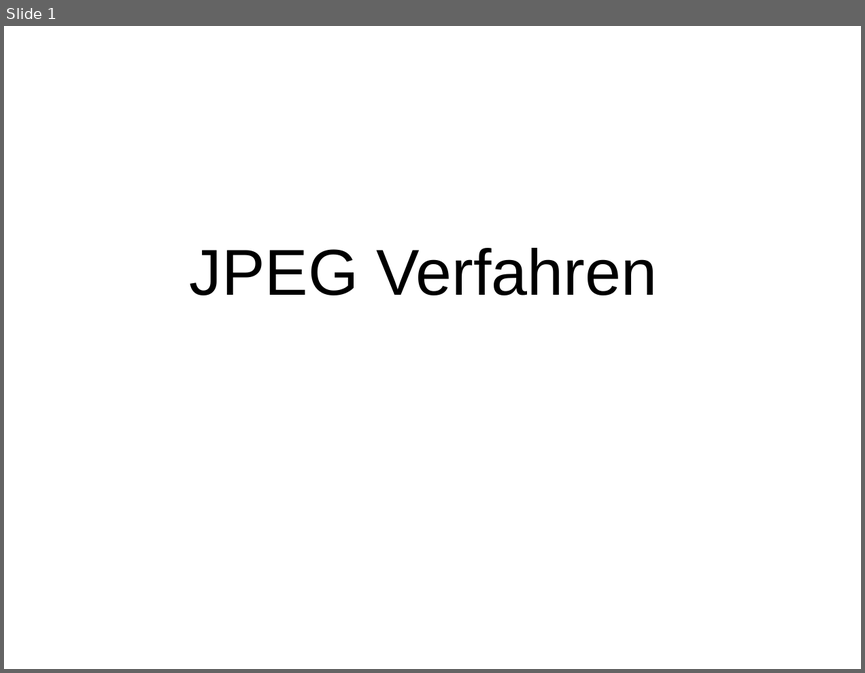
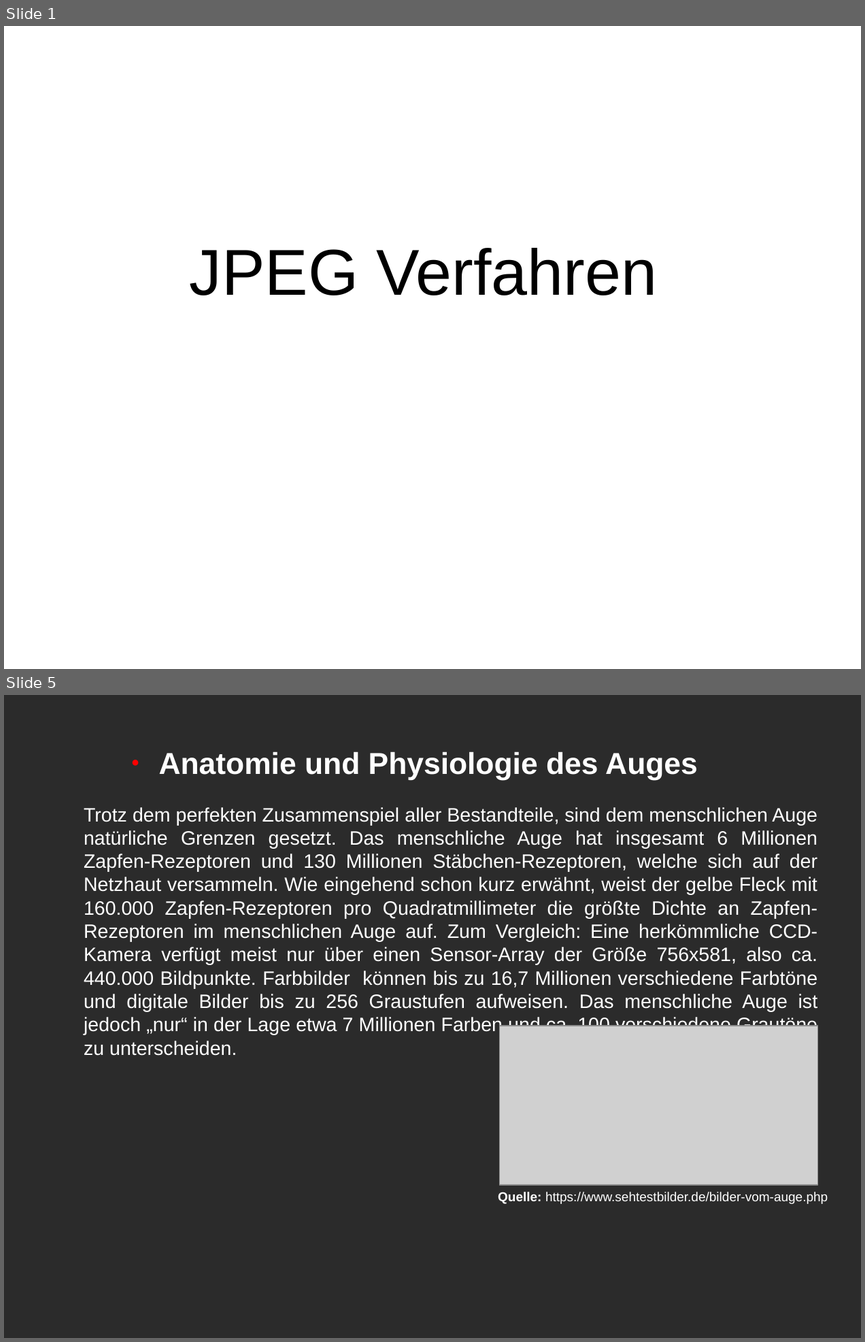
Before and after one commit to brayanGuarnizo/Datenkompresion, a slide deck: Daten kompresion.odp. Shown one above the other, each under a label of ours: slide 1 before the commit, slides 1 and 5 after it; the slides between them are not shown. The pictures are 865x673 and 865x1342 pixels, drawn with LibreOffice and Linux fonts; fonts in the diff are those of the drawing; grey boxes stand for pictures; background and template pictures are left out; a plain dark background stands for a picture behind light text. Boxes give left, top, right and bottom in pixels: in the first picture for what was removed or moved away, otherwise in the second. Text is boxed around its words. In the diff, an @@ line names an element or a change of style, - is before the commit and + after.

```diff
--- a/Daten kompresion.odp
+++ b/Daten kompresion.odp
@@ slide 5 added at <box>4,695,861,1338</box>, background picture (left out) @@
@@ text added at <box>159,751,698,780</box>, 28 pt, text #FFFFFF, bold @@
+● Anatomie und Physiologie des Auges
@@ text added at <box>84,807,818,1055</box>, 18 pt, text #FFFFFF @@
+Trotz dem perfekten Zusammenspiel aller Bestandteile, sind dem menschlichen Auge natürliche Grenzen gesetzt. Das menschliche Auge hat insgesamt 6 Millionen Zapfen-Rezeptoren und 130 Millionen Stäbchen-Rezeptoren, welche sich auf der Netzhaut versammeln. Wie eingehend schon kurz erwähnt, weist der gelbe Fleck mit 160.000 Zapfen-Rezeptoren pro Quadratmillimeter die größte Dichte an Zapfen-Rezeptoren im menschlichen Auge auf. Zum Vergleich: Eine herkömmliche CCD-Kamera verfügt meist nur über einen Sensor-Array der Größe 756x581, also ca. 440.000 Bildpunkte. Farbbilder können bis zu 16,7 Millionen verschiedene Farbtöne und digitale Bilder bis zu 256 Graustufen aufweisen. Das menschliche Auge ist jedoch „nur“ in der Lage etwa 7 Millionen Farben und ca. 100 verschiedene Grautöne zu unterscheiden.
@@ picture added at <box>500,1025,818,1185</box> @@
@@ text added at <box>498,1191,827,1204</box>, 12 pt, text #FFFFFF @@
+Quelle: https://www.sehtestbilder.de/bilder-vom-auge.php
```
Also in this commit, not shown: 15 slides changed, 8 other slides added, 1 slide removed.
